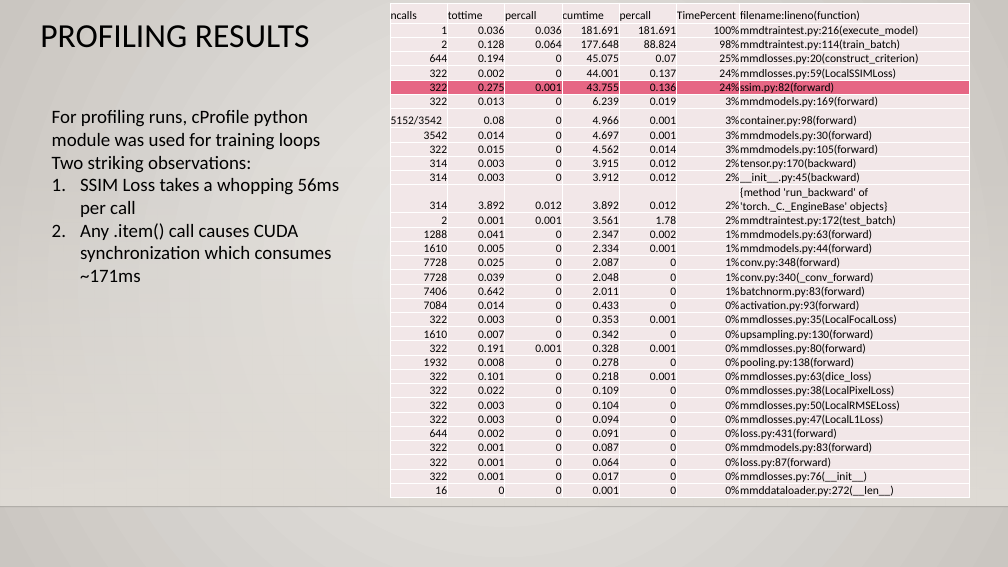
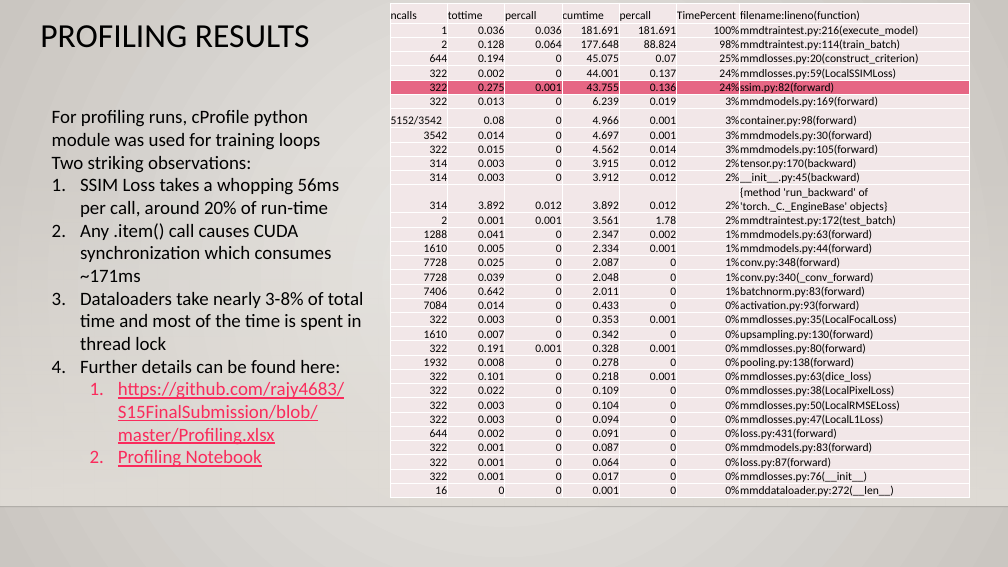
Before and after one commit to rajy4683/S15FinalSubmission, a slide deck: slide 9 of How to Train your dragon.pptx. Drawn at 1008x567 pixels with LibreOffice and Linux fonts; fonts in the diff are those of the drawing; background and template pictures are left out. Boxes give left, top, right and bottom in pixels: in the first picture for what was removed or moved away, otherwise in the second. Text is boxed around its words. In the diff, an @@ line names an element or a change of style, - is before the commit and + after.

```diff
--- a/How to Train your dragon.pptx
+++ b/How to Train your dragon.pptx
@@ text at box(80, 178, 340, 217): text changed @@
-1. SSIM Loss takes a whopping 56ms per call
+1. SSIM Loss takes a whopping 56ms per call, around 20% of run-time
@@ text at box(80, 292, 364, 467): paragraphs added @@
+3. Dataloaders take nearly 3-8% of total time and most of the time is spent in thread lock
+4. Further details can be found here:
+  1. https://github.com/rajy4683/S15FinalSubmission/blob/master/Profiling.xlsx
+  2. Profiling Notebook
```
Also in this commit, not shown: 3 other slides changed, 1 other file.
